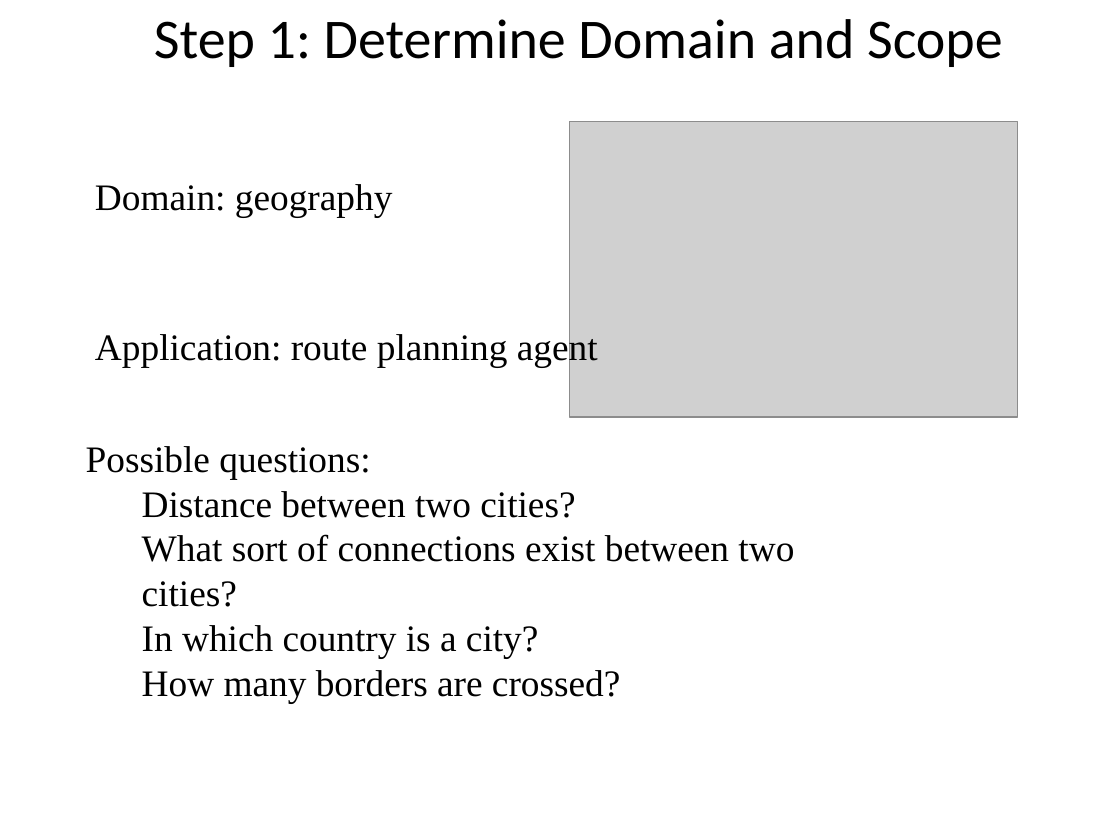
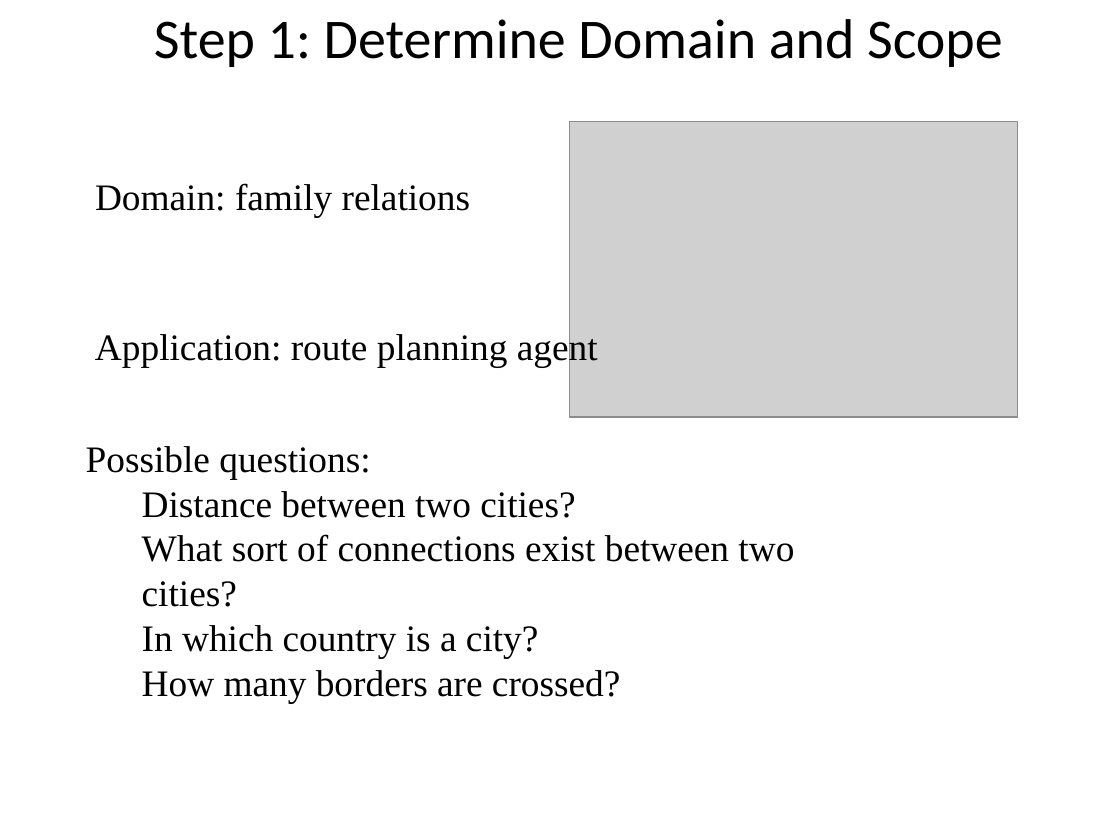
Before and after one commit to selminessrine/faculty-semweb, a slide deck: slide 4 of doc/workshop/WS3-[Lab1] Ontology Building in Action.pptx. Drawn at 1120x840 pixels with LibreOffice and Linux fonts; fonts in the diff are those of the drawing; grey boxes stand for pictures. Boxes give left, top, right and bottom in pixels: in the first picture for what was removed or moved away, otherwise in the second. Text is boxed around its words. In the diff, an @@ line names an element or a change of style, - is before the commit and + after.

```diff
--- a/doc/workshop/WS3-[Lab1] Ontology Building in Action.pptx
+++ b/doc/workshop/WS3-[Lab1] Ontology Building in Action.pptx
@@ text at (x1=95, y1=183, x2=470, y2=218): text changed @@
-Domain: geography
+Domain: family relations
```
Also in this commit, not shown: 3 other files.
